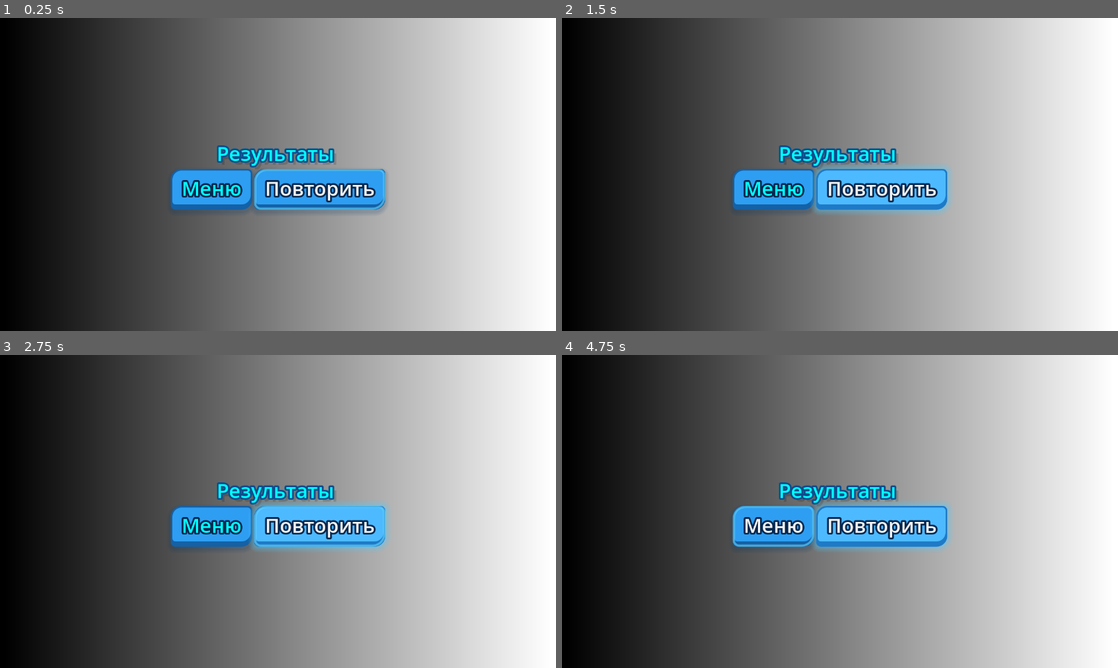
Above: before the commit, frames 1-4 (two rows, left to right).
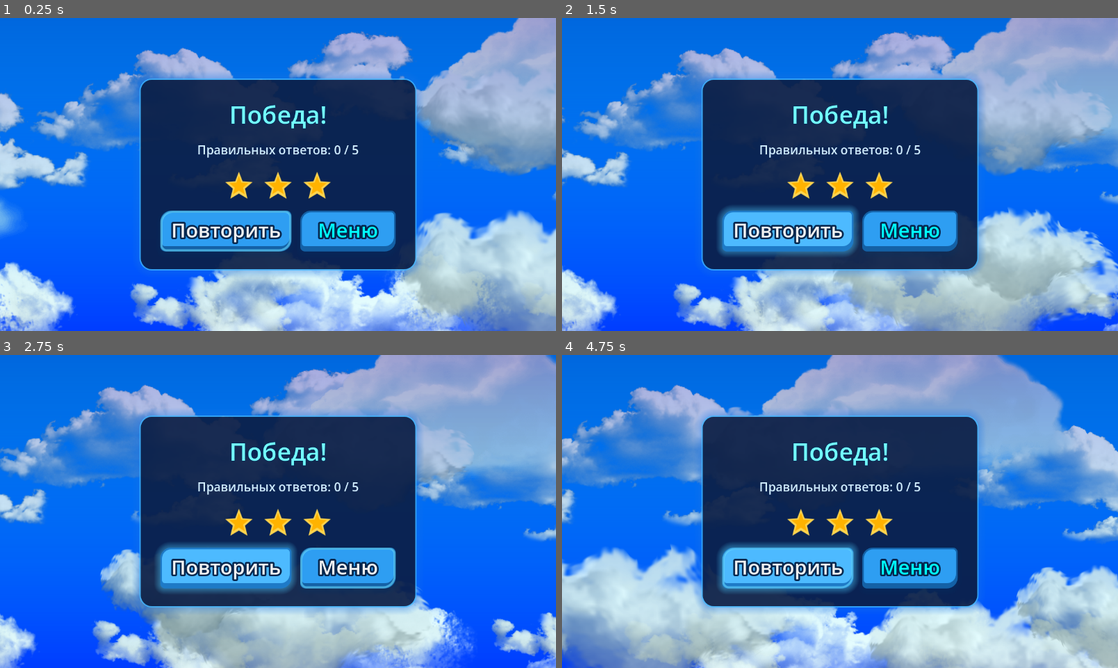
Above: after the commit, the same moments.

Repository: GGamezebo/quizmatik
Game: Godot game, scene res://src/contexts/post_battle_context/post_battle_context.tscn
Same seed, same stepped clock (60 frames per second), same inputs: the game is played once before the commit and once after it. This scene is started directly instead of the project's main scene.
Inputs:
- Up to frame 1 (0.25 s): no input
- Up to frame 2 (1.5 s): click "Meню" (after the commit: "Меню") at 0.5 s; click "Повторить" at 1.25 s
- Up to frame 3 (2.75 s): tap Enter at 2 s; hold Right (ui_right) from 2.03 s (still down); tap Space (shoot) at 2.1 s
- Up to frame 4 (4.75 s): release Right (ui_right) at 2.78 s; hold Down (ui_down) 2.78-3.53 s; tap Tab at 2.85, 4.35 s; hold Right (ui_right) 3.53-4.28 s; tap Space (shoot) at 3.6 s; hold Up (ui_up) from 4.28 s (still down)

The runs differ from the first frame. In frame 1, 99% of the frame differs, in the area x 0-100%, y 0-100%; in frame 2, 98%; in frame 3, 99%; in frame 4, 99%.

Commit message:
fix starts calculator and improve post battle window

Diff:
--- /dev/null
+++ b/assets/star.svg
@@ -0,0 +1,4 @@
+<svg xmlns="http://www.w3.org/2000/svg" viewBox="0 0 64 64">
+  <path fill="#FFD54F" d="M32 6 L39.5 25.5 L60 27 L44.5 40.5 L49.5 61 L32 50.5 L14.5 61 L19.5 40.5 L4 27 L24.5 25.5 Z"/>
+  <path fill="#FFB300" d="M32 14 L37 28 L52 29 L40.5 38.5 L44 52 L32 44.5 L20 52 L23.5 38.5 L12 29 L27 28 Z"/>
+</svg>
--- a/src/contexts/game_context/game_logic/game_manager/game_states/end_game_state.gd
+++ b/src/contexts/game_context/game_logic/game_manager/game_states/end_game_state.gd
@@ -23,12 +23,13 @@
 
 func _on_animation_finished(is_win) -> void:
 	var score: int = player.score
-	var stars: int = _calculate_stars(player.score)
+	var stars: int = _calculate_stars(player.health) if is_win else 0
 	_apply_battle_result(is_win, stars)
 	var battle_result = {
 		"game_config": game_config,
 		"stars": stars,
 		"score": score,
+		"is_win": is_win,
 	}
 	main_events.ev_exit_game.emit(battle_result)
 
@@ -40,8 +41,8 @@
 			stars
 		)
 
-func _calculate_stars(score: int) -> int:
-	var percentage: float = float(score) / float(game_config.questions_count)
+func _calculate_stars(health: int) -> int:
+	var percentage: float = float(health) / float(game_config.health)
 	if percentage >= 1.0:
 		return 3
 	elif percentage >= 0.75:
--- a/src/contexts/post_battle_context/post_battle_context.gd
+++ b/src/contexts/post_battle_context/post_battle_context.gd
@@ -3,7 +3,9 @@
 
 @export_category('Major components')
 @export var main_events: MainEvents
+@export var title_label: Label
 @export var score_label: Label
+@export var stars_row: PostBattleStars
 @export_group('Buttons')
 @export var menu_button: Button
 @export var repeat_button: Button
@@ -18,11 +20,11 @@
 	if data.has("game_config"):
 		_game_config = data["game_config"]
 
-	if data.has("score"):
-		var max_score: int = _game_config.questions_count
-		score_label.text = "Результаты: %d / %d" % [data["score"], max_score]
-	else:
-		score_label.text = "Результаты"
+	var is_win: bool = data.get("is_win", false)
+	var score: int = data.get("score", 0)
+	var stars: int = data.get("stars", 0)
+	var max_score: int = _game_config.questions_count if _game_config else 0
+	_update_results(is_win, score, max_score, stars)
 
 	menu_button.pressed.connect(_on_menu)
 	repeat_button.pressed.connect(_on_repeat)
@@ -31,6 +33,19 @@
 	menu_button.pressed.disconnect(_on_menu)
 	repeat_button.pressed.disconnect(_on_repeat)
 	_game_config = null
+
+func _update_results(is_win: bool, score: int, max_score: int, stars: int) -> void:
+	title_label.text = "Победа!" if is_win else "Поражение"
+	var title_settings: LabelSettings = title_label.label_settings.duplicate()
+	title_settings.font_color = Color(0.45, 1.0, 1.0, 1.0) if is_win else Color(1.0, 0.55, 0.55, 1.0)
+	title_label.label_settings = title_settings
+
+	if max_score > 0:
+		score_label.text = "Правильных ответов: %d / %d" % [score, max_score]
+	else:
+		score_label.text = "Правильных ответов: %d" % score
+
+	stars_row.show_stars(stars)
 
 func _on_menu() -> void:
 	main_events.ev_return_to_menu.emit()
--- a/src/contexts/post_battle_context/post_battle_context.tscn
+++ b/src/contexts/post_battle_context/post_battle_context.tscn
@@ -2,47 +2,154 @@
 
 [ext_resource type="Script" uid="uid://15oswvc8w8gn" path="res://src/contexts/post_battle_context/post_battle_context.gd" id="1_uxaqq"]
 [ext_resource type="Resource" uid="uid://gld8eub23u54" path="res://src/contexts/main_context/main_events.tres" id="2_jg6wr"]
+[ext_resource type="PackedScene" uid="uid://dvy13cfq73jxs" path="res://src/ui/background/background.tscn" id="3_bg"]
+[ext_resource type="Script" uid="uid://ce1b4qses4ui2" path="res://src/contexts/post_battle_context/post_battle_stars.gd" id="4_stars"]
+[ext_resource type="Texture2D" uid="uid://c8c6ld7mnpu8l" path="res://assets/star.svg" id="5_star"]
 
-[sub_resource type="Gradient" id="Gradient_8ab8u"]
+[sub_resource type="Gradient" id="Gradient_overlay"]
+colors = PackedColorArray(0, 0, 0.627451, 0.35, 0, 1, 1, 0.08)
 
-[sub_resource type="GradientTexture2D" id="GradientTexture2D_uxaqq"]
-gradient = SubResource("Gradient_8ab8u")
+[sub_resource type="GradientTexture2D" id="GradientTexture2D_overlay"]
+gradient = SubResource("Gradient_overlay")
+width = 1280
+height = 720
+fill_from = Vector2(0.5, 0)
+fill_to = Vector2(0.5, 1)
 
-[node name="PostBattleContext" type="Node" unique_id=1710544667 node_paths=PackedStringArray("score_label", "menu_button", "repeat_button")]
+[sub_resource type="StyleBoxFlat" id="StyleBoxFlat_panel"]
+content_margin_left = 40.0
+content_margin_top = 36.0
+content_margin_right = 40.0
+content_margin_bottom = 36.0
+bg_color = Color(0.04, 0.1, 0.24, 0.88)
+border_width_left = 3
+border_width_top = 3
+border_width_right = 3
+border_width_bottom = 3
+border_color = Color(0.25, 0.72, 1, 0.75)
+corner_radius_top_left = 28
+corner_radius_top_right = 28
+corner_radius_bottom_right = 28
+corner_radius_bottom_left = 28
+shadow_color = Color(0.1, 0.45, 0.9, 0.35)
+shadow_size = 18
+
+[sub_resource type="LabelSettings" id="LabelSettings_title"]
+font_size = 56
+font_color = Color(0.45, 1, 1, 1)
+outline_size = 6
+outline_color = Color(0.02, 0.18, 0.35, 0.9)
+
+[sub_resource type="LabelSettings" id="LabelSettings_score"]
+font_size = 28
+font_color = Color(0.82, 0.93, 1, 1)
+
+[node name="PostBattleContext" type="Node" unique_id=1710544667 node_paths=PackedStringArray("title_label", "score_label", "stars_row", "menu_button", "repeat_button")]
 script = ExtResource("1_uxaqq")
 main_events = ExtResource("2_jg6wr")
-score_label = NodePath("MarginContainer/VBoxContainer/Label")
-menu_button = NodePath("MarginContainer/VBoxContainer/HBoxContainer/Menu")
-repeat_button = NodePath("MarginContainer/VBoxContainer/HBoxContainer/Repeat")
+title_label = NodePath("UI/Screen/CenterContainer/PanelContainer/MarginContainer/VBoxContainer/Title")
+score_label = NodePath("UI/Screen/CenterContainer/PanelContainer/MarginContainer/VBoxContainer/Score")
+stars_row = NodePath("UI/Screen/CenterContainer/PanelContainer/MarginContainer/VBoxContainer/StarsRow")
+menu_button = NodePath("UI/Screen/CenterContainer/PanelContainer/MarginContainer/VBoxContainer/Buttons/Menu")
+repeat_button = NodePath("UI/Screen/CenterContainer/PanelContainer/MarginContainer/VBoxContainer/Buttons/Repeat")
 
-[node name="MarginContainer" type="MarginContainer" parent="." unique_id=908970863]
+[node name="UI" type="CanvasLayer" parent="." unique_id=1755344619]
+
+[node name="Screen" type="Control" parent="UI" unique_id=2009000142]
+layout_mode = 3
 anchors_preset = 15
 anchor_right = 1.0
 anchor_bottom = 1.0
 grow_horizontal = 2
 grow_vertical = 2
 
-[node name="TextureRect" type="TextureRect" parent="MarginContainer" unique_id=1219923398]
+[node name="Background" parent="UI/Screen" unique_id=1769336873 instance=ExtResource("3_bg")]
+
+[node name="Overlay" type="TextureRect" parent="UI/Screen" unique_id=843163409]
+layout_mode = 1
+anchors_preset = 15
+anchor_right = 1.0
+anchor_bottom = 1.0
+grow_horizontal = 2
+grow_vertical = 2
+texture = SubResource("GradientTexture2D_overlay")
+
+[node name="CenterContainer" type="CenterContainer" parent="UI/Screen" unique_id=1840846823]
+layout_mode = 1
+anchors_preset = 15
+anchor_right = 1.0
+anchor_bottom = 1.0
+grow_horizontal = 2
+grow_vertical = 2
+
+[node name="PanelContainer" type="PanelContainer" parent="UI/Screen/CenterContainer" unique_id=854590390]
+custom_minimum_size = Vector2(560, 420)
 layout_mode = 2
-texture = SubResource("GradientTexture2D_uxaqq")
+theme_override_styles/panel = SubResource("StyleBoxFlat_panel")
 
-[node name="VBoxContainer" type="VBoxContainer" parent="MarginContainer" unique_id=204939522]
+[node name="MarginContainer" type="MarginContainer" parent="UI/Screen/CenterContainer/PanelContainer" unique_id=1936752462]
 layout_mode = 2
-size_flags_horizontal = 4
-size_flags_vertical = 4
+theme_override_constants/margin_left = 8
+theme_override_constants/margin_top = 8
+theme_override_constants/margin_right = 8
+theme_override_constants/margin_bottom = 8
 
-[node name="Label" type="Label" parent="MarginContainer/VBoxContainer" unique_id=103335890]
+[node name="VBoxContainer" type="VBoxContainer" parent="UI/Screen/CenterContainer/PanelContainer/MarginContainer" unique_id=751253180]
 layout_mode = 2
-text = "Результаты "
+theme_override_constants/separation = 24
+alignment = 1
+
+[node name="Title" type="Label" parent="UI/Screen/CenterContainer/PanelContainer/MarginContainer/VBoxContainer" unique_id=723593679]
+layout_mode = 2
+text = "Победа!"
+label_settings = SubResource("LabelSettings_title")
 horizontal_alignment = 1
 
-[node name="HBoxContainer" type="HBoxContainer" parent="MarginContainer/VBoxContainer" unique_id=1271393554]
+[node name="Score" type="Label" parent="UI/Screen/CenterContainer/PanelContainer/MarginContainer/VBoxContainer" unique_id=131603087]
 layout_mode = 2
+text = "Правильных ответов: 0 / 5"
+label_settings = SubResource("LabelSettings_score")
+horizontal_alignment = 1
 
-[node name="Menu" type="Button" parent="MarginContainer/VBoxContainer/HBoxContainer" unique_id=1286239246]
+[node name="StarsRow" type="HBoxContainer" parent="UI/Screen/CenterContainer/PanelContainer/MarginContainer/VBoxContainer" unique_id=1661167855 node_paths=PackedStringArray("stars")]
 layout_mode = 2
-text = "Meню"
+theme_override_constants/separation = 18
+alignment = 1
+script = ExtResource("4_stars")
+stars = [NodePath("Star1"), NodePath("Star2"), NodePath("Star3")]
 
-[node name="Repeat" type="Button" parent="MarginContainer/VBoxContainer/HBoxContainer" unique_id=470955958]
+[node name="Star1" type="TextureRect" parent="UI/Screen/CenterContainer/PanelContainer/MarginContainer/VBoxContainer/StarsRow" unique_id=1069630170]
+custom_minimum_size = Vector2(72, 72)
+layout_mode = 2
+texture = ExtResource("5_star")
+expand_mode = 1
+stretch_mode = 5
+
+[node name="Star2" type="TextureRect" parent="UI/Screen/CenterContainer/PanelContainer/MarginContainer/VBoxContainer/StarsRow" unique_id=1301149994]
+custom_minimum_size = Vector2(72, 72)
+layout_mode = 2
+texture = ExtResource("5_star")
+expand_mode = 1
+stretch_mode = 5
+
+[node name="Star3" type="TextureRect" parent="UI/Screen/CenterContainer/PanelContainer/MarginContainer/VBoxContainer/StarsRow" unique_id=165744862]
+custom_minimum_size = Vector2(72, 72)
+layout_mode = 2
+texture = ExtResource("5_star")
+expand_mode = 1
+stretch_mode = 5
+
+[node name="Buttons" type="HBoxContainer" parent="UI/Screen/CenterContainer/PanelContainer/MarginContainer/VBoxContainer" unique_id=51419622]
+layout_mode = 2
+theme_override_constants/separation = 20
+alignment = 1
+
+[node name="Repeat" type="Button" parent="UI/Screen/CenterContainer/PanelContainer/MarginContainer/VBoxContainer/Buttons" unique_id=1403790622]
+custom_minimum_size = Vector2(220, 0)
 layout_mode = 2
 text = "Повторить"
+
+[node name="Menu" type="Button" parent="UI/Screen/CenterContainer/PanelContainer/MarginContainer/VBoxContainer/Buttons" unique_id=569244344]
+custom_minimum_size = Vector2(220, 0)
+layout_mode = 2
+text = "Меню"
--- /dev/null
+++ b/src/contexts/post_battle_context/post_battle_stars.gd
@@ -0,0 +1,24 @@
+class_name PostBattleStars
+extends HBoxContainer
+
+const STAR_FILLED_COLOR := Color(1.0, 0.84, 0.2, 1.0)
+const STAR_EMPTY_COLOR := Color(0.35, 0.42, 0.55, 0.45)
+
+@export var stars: Array[TextureRect] = []
+
+func show_stars(count: int, animate: bool = true) -> void:
+	for index in range(stars.size()):
+		var star: TextureRect = stars[index]
+		var is_filled: bool = index < count
+		star.visible = true
+		star.modulate = STAR_FILLED_COLOR if is_filled else STAR_EMPTY_COLOR
+		star.scale = Vector2.ONE
+		star.pivot_offset = star.custom_minimum_size * 0.5
+		if animate and is_filled:
+			_animate_star(star, index)
+
+func _animate_star(star: TextureRect, index: int) -> void:
+	star.scale = Vector2.ZERO
+	var tween: Tween = create_tween()
+	tween.set_trans(Tween.TRANS_BACK).set_ease(Tween.EASE_OUT)
+	tween.tween_property(star, "scale", Vector2.ONE, 0.35).set_delay(index * 0.12)
Not shown, added: assets/star.svg.import
